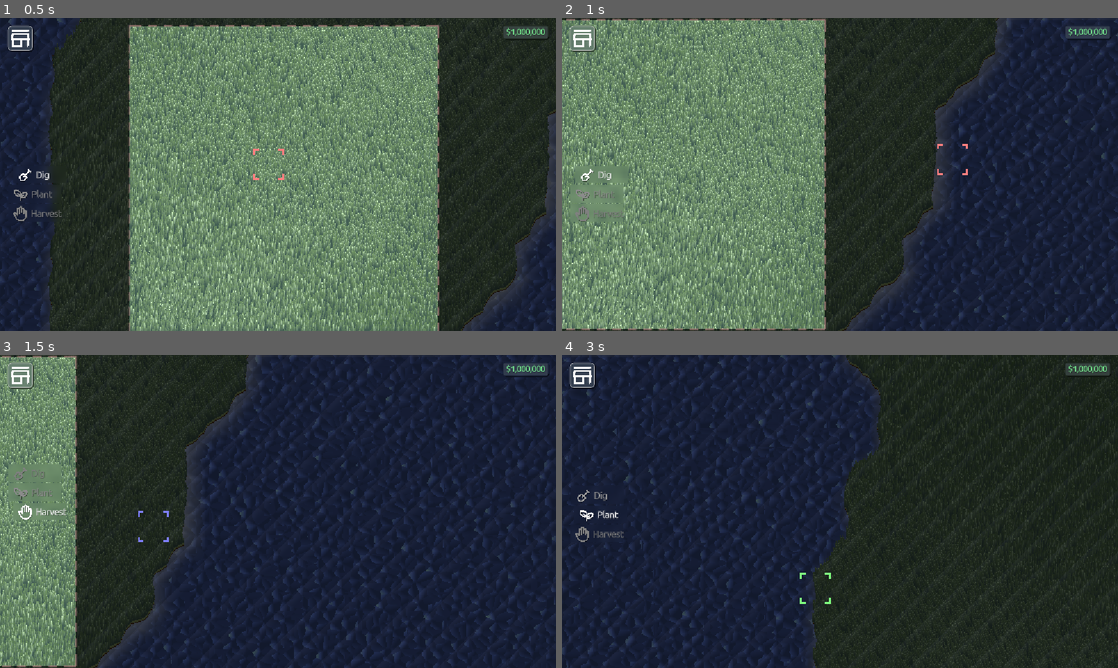
Above: before the commit, frames 1-4 (two rows, left to right).
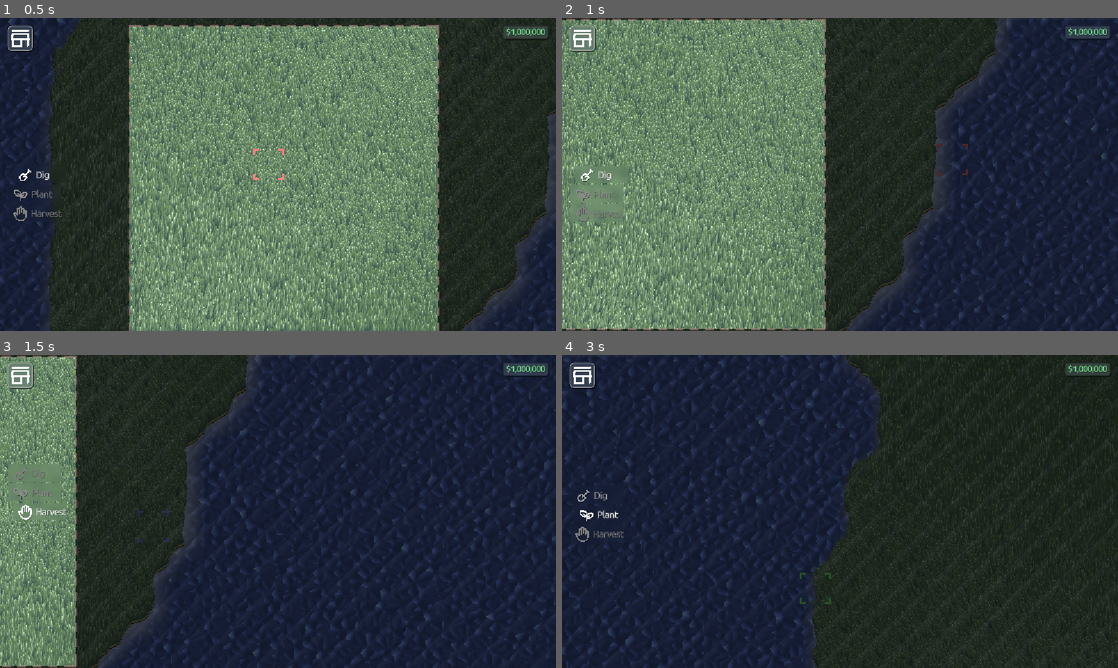
Above: after the commit, the same moments.

Repository: Glitch752/FarmAndFortune
Game: Godot game, scene res://scenes/Level.tscn
The game is run twice, just before and just after one commit, with the same random seed, the same clock (stepped at 60 frames per second) and the same inputs.
Inputs (mouse positions are in pixels of both pictures, inside the frame that each line leads up to):
- Up to frame 1 (0.5 s): no input
- Up to frame 2 (1 s): tap Enter at 0.5 s; move the mouse to (962, 158) at 0.52 s; hold D (move_right) from 0.53 s (still down); tap Alt at 0.6 s; click (962, 158) at 0.67 s
- Up to frame 3 (1.5 s): move the mouse to (166, 527) at 1.27 s; release D (move_right) at 1.28 s; hold - (cycle_active_backward) from 1.28 s (still down); tap Shift at 1.35 s; click (166, 527) at 1.42 s
- Up to frame 4 (3 s): move the mouse to (895, 442) at 2.02 s; release - (cycle_active_backward) at 2.03 s; hold D (move_right) 2.03-2.78 s; tap 1 at 2.1 s; click (895, 442) at 2.17 s; move the mouse to (812, 574) at 2.77 s; hold = (cycle_active_forward) from 2.78 s (still down); tap 2 at 2.85 s; click (812, 574) at 2.92 s

Frame 1 is identical in both runs. In frame 2, less than 0.1% of the frame differs, in the area x 67-73%, y 40-51%; in frame 3, less than 0.1%; in frame 4, less than 0.1%, in the area x 42-49%, y 69-80%.

Commit message:
Scroll slot selection

Diff:
--- a/scripts/interaction_singleton.gd
+++ b/scripts/interaction_singleton.gd
@@ -40,3 +40,19 @@
             current_interaction = interaction_shortcuts[key]
             get_viewport().set_input_as_handled()
             return
+
+    # Scrolling changes slots
+    if event is InputEventMouseButton and event.pressed:
+        _debounced_scroll.call([event as InputEventMouseButton])
+
+var _debounced_scroll = preload("res://scripts/utils.gd").debounce(_scroll_input, 0.2)
+
+func _scroll_input(event: InputEventMouseButton):
+    if event.button_index == MouseButton.MOUSE_BUTTON_WHEEL_UP:
+        cycle(1)
+        get_viewport().set_input_as_handled()
+        return
+    elif event.button_index == MouseButton.MOUSE_BUTTON_WHEEL_DOWN:
+        cycle(-1)
+        get_viewport().set_input_as_handled()
+        return
--- /dev/null
+++ b/scripts/utils.gd
@@ -0,0 +1,15 @@
+class _CallTime:
+    var time: int
+    func _init(initial_time: int):
+        time = initial_time
+
+## debouncee probably isn't a real word but at least it's fun
+static func debounce(debouncee: Callable, delay_seconds: float) -> Callable:
+    var debounce_usec = int(delay_seconds * 1_000_000)
+    var last_call_time: _CallTime = _CallTime.new(Time.get_ticks_usec())
+
+    return func(args: Array):
+        var current_time: int = Time.get_ticks_usec()
+        if current_time - last_call_time.time >= debounce_usec:
+            last_call_time.time = current_time
+            debouncee.callv(args)
--- a/ui/Interaction.tscn
+++ b/ui/Interaction.tscn
@@ -8,3 +8,4 @@
 
 [node name="InteractionHighlight" parent="." instance=ExtResource("2_hkuyk")]
 unique_name_in_owner = true
+z_index = 0
--- a/ui/interaction.gd
+++ b/ui/interaction.gd
@@ -27,6 +27,7 @@
         InteractionSingleton.InteractionType.Harvest:
             highlight_color = Color(0.5, 0.5, 1)
 
+
 func _process(_d) -> void:
     var pos = get_viewport().get_camera_2d().get_global_mouse_position()
     highlighted_tile = MapSingleton.world_to_tile_position(pos)
Not shown, added: scripts/utils.gd.uid
